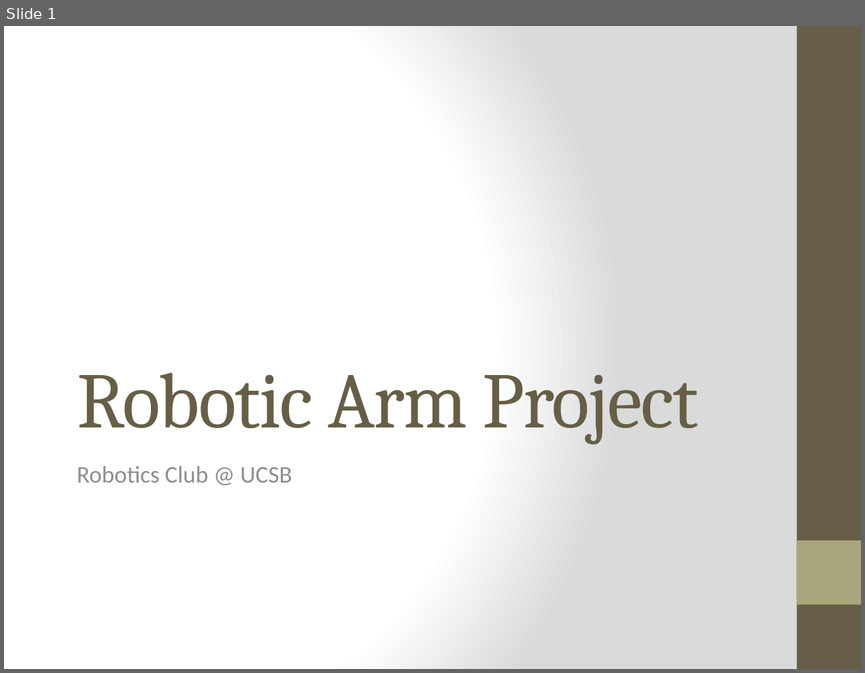
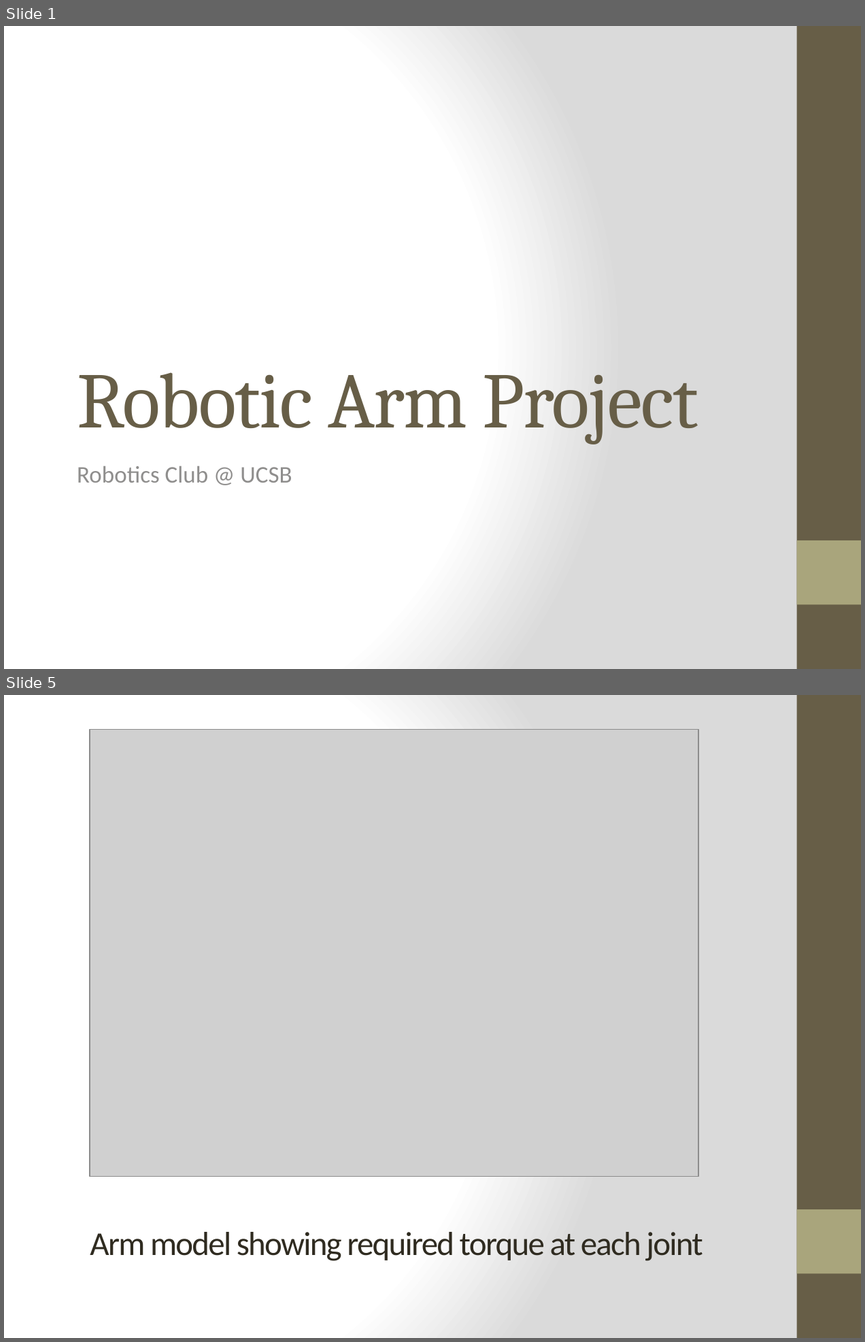
Before and after one commit to UCSBRoboticsClub/robotic-arm, a slide deck: UCSB Robotic Arm Project.pptx. Shown one above the other, each under a label of ours: slide 1 before the commit, slides 1 and 5 after it; the slides between them are not shown. The pictures are 865x673 and 865x1342 pixels, drawn with LibreOffice and Linux fonts; fonts in the diff are those of the drawing; grey boxes stand for pictures. Boxes give left, top, right and bottom in pixels: in the first picture for what was removed or moved away, otherwise in the second. Text is boxed around its words. In the diff, an @@ line names an element or a change of style, - is before the commit and + after.

```diff
--- a/UCSB Robotic Arm Project.pptx
+++ b/UCSB Robotic Arm Project.pptx
@@ slide 5 added at (4,695,861,1338), background gradient #FFFFFF to #DADADA; not listed: 2 template elements that a slide beside it also shows @@
@@ picture added at (90,729,698,1176) @@
@@ title added at (90,1232,702,1261), 28 pt, text #2F2B20 @@
+Arm model showing required torque at each joint
```
Also in this commit, not shown: 9 slides changed, 2 other slides added, 6 other files.
